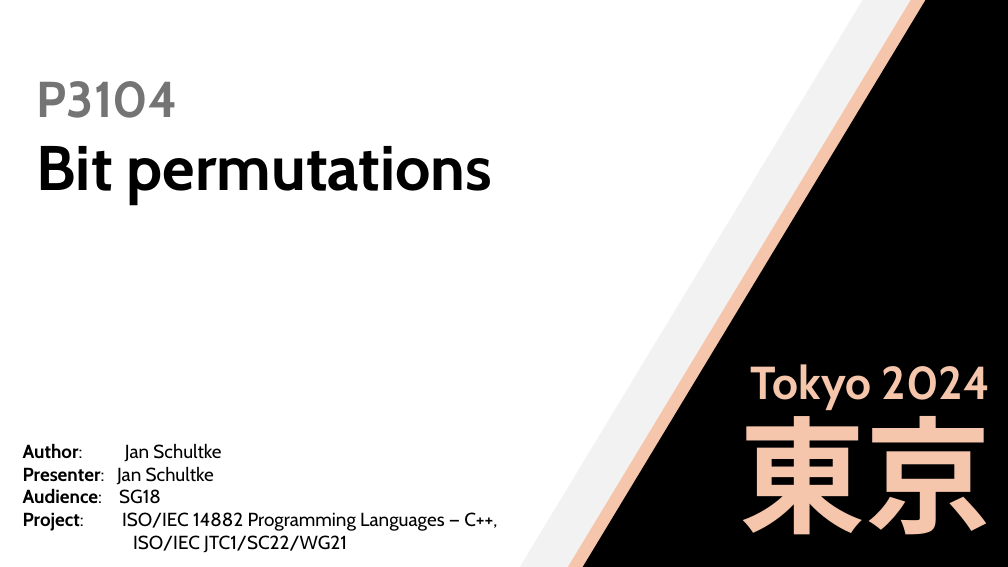
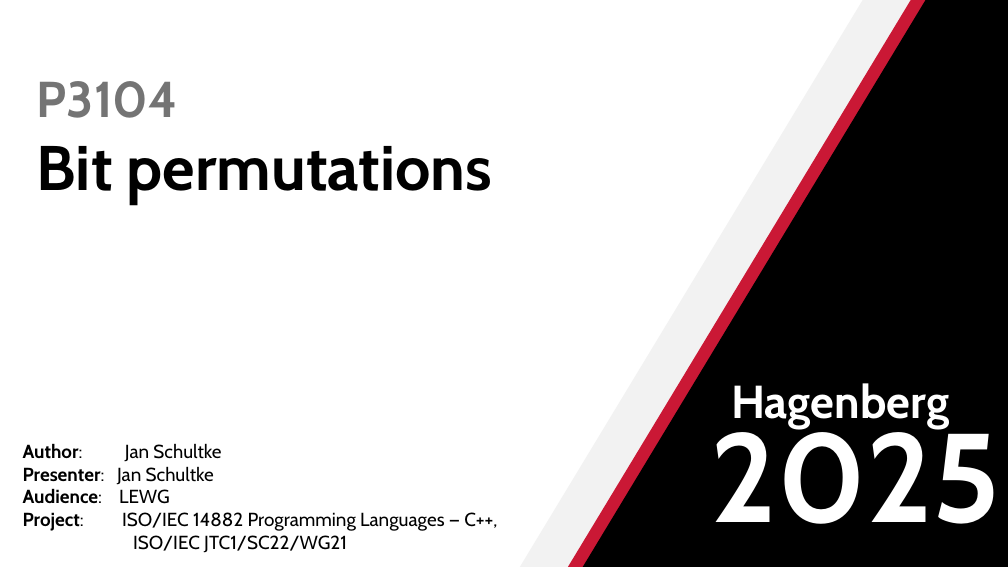
Before and after one commit to Eisenwave/cpp-proposals, a slide deck: slide 1 of slides/p3104-slides.pptx. Drawn at 1008x567 pixels with LibreOffice and Linux fonts; fonts in the diff are those of the drawing. Boxes give left, top, right and bottom in pixels: in the first picture for what was removed or moved away, otherwise in the second. Text is boxed around its words. In the diff, an @@ line names an element or a change of style, - is before the commit and + after.

```diff
--- a/slides/p3104-slides.pptx
+++ b/slides/p3104-slides.pptx
@@ rectangle at [448, 0, 1008, 567]: fill #F6C6AC to #CA1835 @@
@@ text at [731, 383, 949, 429]: text changed; text colour #F6C6AC to #FFFFFF @@
-Tokyo 2024
+Hagenberg
@@ text at [711, 415, 1001, 524]: text changed; text colour #F6C6AC to #FFFFFF @@
-東京
+2025
@@ text at [23, 488, 170, 504]: text changed @@
-Audience: SG18
+Audience: LEWG
```
Also in this commit, not shown: 8 other slides changed, 2 slides removed, 1 other file.
